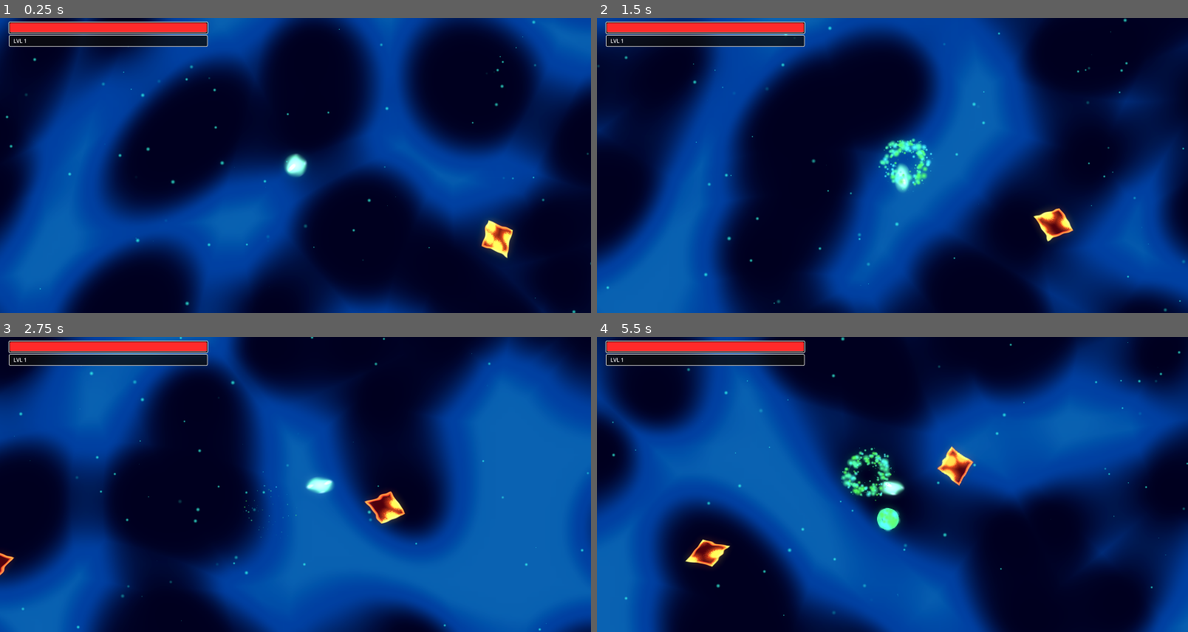
Above: before the commit, frames 1-4 (two rows, left to right).
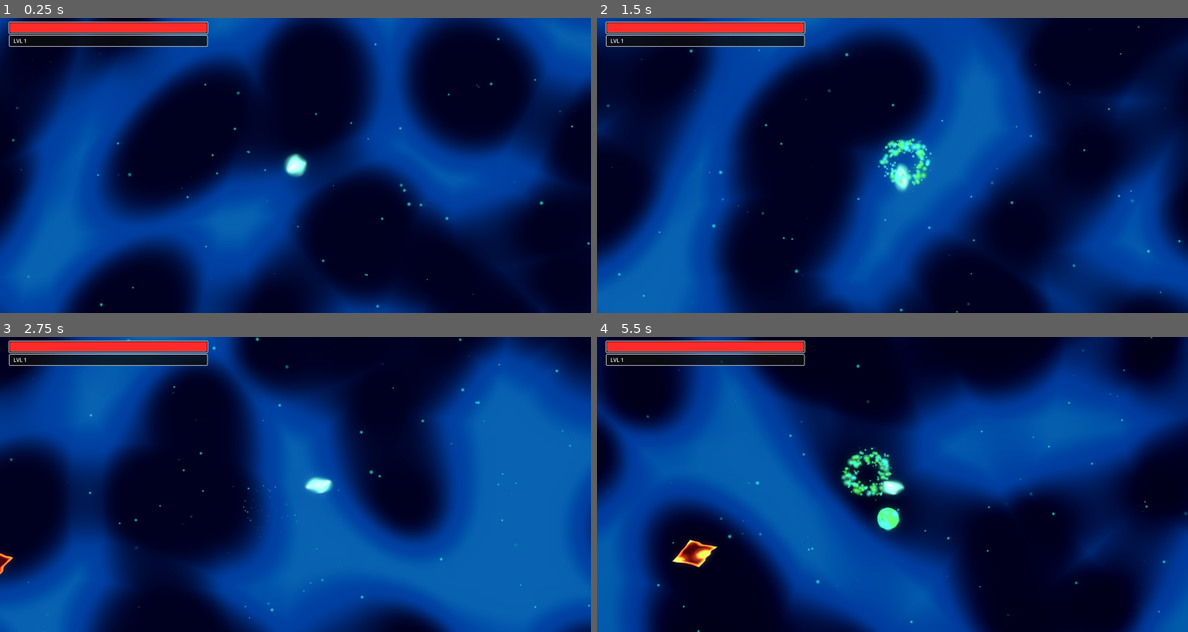
Above: after the commit, the same moments.

Repository: vinids86/aliensurvivors
Game: Godot game, scene res://scenes/game_manager.tscn
The game is run twice, just before and just after one commit, with the same random seed, the same clock (stepped at 60 frames per second) and the same inputs. The engine's default icon, where the game draws it, is replaced by a stand-in: a white triangle on a blue panel in a dark square. Sound files missing from this copy of the repository are replaced by a short silence.
Inputs (mouse positions are in pixels of both pictures, inside the frame that each line leads up to):
- Up to frame 1 (0.25 s): no input
- Up to frame 2 (1.5 s): tap Enter (ui_accept) at 0.5, 0.77 s; move the mouse to (1022, 150) at 0.52 s; hold Right (ui_right) 0.53-1.28 s; click (1022, 150) at 0.67 s; move the mouse to (774, 180) at 1.27 s; hold Down (ui_down) from 1.28 s (still down)
- Up to frame 3 (2.75 s): tap Enter (ui_accept) at 1.52 s; move the mouse to (354, 419) at 2.02 s; release Down (ui_down) at 2.03 s; hold Right (ui_right) from 2.03 s (still down)
- Up to frame 4 (5.5 s): move the mouse to (862, 543) at 2.77 s; release Right (ui_right) at 2.78 s; hold Up (ui_up) 2.78-3.53 s; click (862, 543) at 2.92 s; tap Enter (ui_accept) at 3.02, 3.77, 4.52 s; move the mouse to (1069, 528) at 3.52 s; hold Left (ui_left) 3.53-5.03 s; move the mouse to (715, 440) at 4.27 s; move the mouse to (922, 484) at 5.02 s; hold Down (ui_down) from 5.03 s (still down); click (922, 484) at 5.17 s

The runs differ from the first frame. In frame 1, 0.9% of the frame differs, in the area x 0-100%, y 0-100%; in frame 2, 1.1%; in frame 3, 1.0%; in frame 4, 20%.

Commit message:
juiceeee

Diff:
--- a/scenes/game_manager.tscn
+++ b/scenes/game_manager.tscn
@@ -13,6 +13,7 @@
 [ext_resource type="Script" uid="uid://bsvvik7nlhhom" path="res://scripts/enemy_spawner.gd" id="7_q8mjp"]
 [ext_resource type="AudioStream" uid="uid://bk6v7bbmdxwkl" path="res://sfx/Old Terminal Popup Appear Low.wav" id="8_0rse5"]
 [ext_resource type="AudioStream" uid="uid://bctd2hcxl65rh" path="res://sfx/Hologram Menu Open-2.wav" id="9_aonbx"]
+[ext_resource type="Shader" uid="uid://dvk4gyqh3rlkk" path="res://shadders/chromatic_aberration.gdshader" id="14_30v7y"]
 
 [sub_resource type="ShaderMaterial" id="ShaderMaterial_ternb"]
 shader = ExtResource("2_oo155")
@@ -76,6 +77,10 @@
 glow_enabled = true
 glow_bloom = 0.4
 
+[sub_resource type="ShaderMaterial" id="ShaderMaterial_lcbjr"]
+shader = ExtResource("14_30v7y")
+shader_parameter/chaos_level = 0.0
+
 [node name="GameManager" type="Node" node_paths=PackedStringArray("level_up_screen")]
 script = ExtResource("1_udu3i")
 level_up_screen = NodePath("HUD/LevelUpScreen")
@@ -101,16 +106,16 @@
 
 [node name="Player" parent="World" instance=ExtResource("3_eaq8r")]
 
-[node name="DasherEnemy" parent="World" instance=ExtResource("5_lcbjr")]
-position = Vector2(636, 229)
-
-[node name="Camera2D" type="Camera2D" parent="."]
+[node name="Camera2D" type="Camera2D" parent="." node_paths=PackedStringArray("target", "post_process_rect")]
 position_smoothing_enabled = true
 script = ExtResource("4_oo155")
+target = NodePath("../World/Player")
+post_process_rect = NodePath("../PostProcessLayer/ColorRect")
 
 [node name="AmbientDust" parent="Camera2D" instance=ExtResource("5_eaq8r")]
 
 [node name="HUD" type="CanvasLayer" parent="."]
+layer = 2
 
 [node name="Control" type="Control" parent="HUD" node_paths=PackedStringArray("health_bar", "xp_bar", "level_label")]
 layout_mode = 3
@@ -168,3 +173,13 @@
 environment = SubResource("Environment_jdad8")
 
 [node name="AudioStreamPlayer" type="AudioStreamPlayer" parent="."]
+
+[node name="PostProcessLayer" type="CanvasLayer" parent="."]
+
+[node name="ColorRect" type="ColorRect" parent="PostProcessLayer"]
+material = SubResource("ShaderMaterial_lcbjr")
+anchors_preset = 15
+anchor_right = 1.0
+anchor_bottom = 1.0
+grow_horizontal = 2
+grow_vertical = 2
--- a/scripts/game_camera.gd
+++ b/scripts/game_camera.gd
@@ -1,13 +1,91 @@
 class_name GameCamera extends Camera2D
 
+# --- CONFIGURAÇÕES ---
+@export_group("Follow")
 @export var target: Node2D
 @export var smooth_speed: float = 5.0
 @export var offset_position: Vector2 = Vector2.ZERO
 
-func _physics_process(delta):
-	if not target:
-		return
+@export_group("Trauma Shake")
+@export var decay_rate: float = 0.8  # Quão rápido o tremor para (0.0 a 1.0)
+@export var max_offset: Vector2 = Vector2(100, 75) # Deslocamento máximo em pixels
+@export var max_roll: float = 0.1    # Rotação máxima em radianos
+@export var noise_speed: float = 1.5 # Velocidade da troca de direção do tremor
 
-	# Interpolação suave para seguir o alvo
+@export_group("Visual FX Connection")
+# Arraste o ColorRect com o shader de aberração cromática aqui
+@export var post_process_rect: ColorRect
+
+# --- ESTADO INTERNO ---
+var _trauma: float = 0.0 # Valor atual de 0.0 a 1.0
+var _noise_y: float = 0.0
+var _noise = FastNoiseLite.new() # Gerador de ruído para movimento orgânico
+var _default_zoom: Vector2 = Vector2.ONE
+
+func _ready() -> void:
+	_default_zoom = zoom
+	randomize()
+	_noise.seed = randi()
+	_noise.frequency = 0.5
+	_noise.fractal_octaves = 2
+
+func _process(delta: float) -> void:
+	# 1. Decaimento do Trauma (Linear)
+	if _trauma > 0:
+		_trauma = max(_trauma - decay_rate * delta, 0.0)
+
+	# 2. Aplica o Shake
+	_apply_shake(delta)
+
+	# 3. Atualiza o Shader (Glitch visual)
+	if post_process_rect and post_process_rect.material:
+		# Passa o trauma para o shader
+		post_process_rect.material.set_shader_parameter("chaos_level", _trauma)
+
+func _physics_process(delta: float) -> void:
+	if not target: return
+
+	# Segue o alvo suavemente (Lógica original mantida)
 	var target_pos = target.global_position + offset_position
 	global_position = global_position.lerp(target_pos, smooth_speed * delta)
+
+# --- SISTEMA DE TRAUMA ---
+
+func add_trauma(amount: float) -> void:
+	# Adiciona trauma, limitando a 1.0.
+	# Usa max() para garantir que um impacto leve não reduza um impacto forte existente.
+	_trauma = min(_trauma + amount, 1.0)
+
+func _apply_shake(delta: float) -> void:
+	# O "Pulo do Gato": O shake é o quadrado do trauma.
+	# Trauma 0.5 = Shake 0.25 | Trauma 0.9 = Shake 0.81
+	var shake_power = _trauma * _trauma
+
+	# Avança no ruído
+	_noise_y += noise_speed
+
+	# Calcula offset usando ruído perlin (muito mais suave que randf())
+	var noise_x = _noise.get_noise_2d(_noise.seed, _noise_y)
+	var noise_y = _noise.get_noise_2d(_noise.seed + 1, _noise_y)
+	var noise_r = _noise.get_noise_2d(_noise.seed + 2, _noise_y)
+
+	# Aplica offset na câmera (offset é propriedade nativa do Camera2D)
+	offset.x = max_offset.x * shake_power * noise_x
+	offset.y = max_offset.y * shake_power * noise_y
+
+	# Aplica rotação leve
+	rotation = max_roll * shake_power * noise_r
+
+# --- ZOOM DINÂMICO ---
+
+func zoom_kick(amount: Vector2 = Vector2(0.05, 0.05), duration: float = 0.2) -> void:
+	# Cria um efeito de "soco" no zoom (Zoom In rápido -> Volta suave)
+	var tw = create_tween()
+
+	# Zoom In (Aumenta o valor de zoom, aproximando a câmera)
+	tw.tween_property(self, "zoom", _default_zoom + amount, duration * 0.1)\
+		.set_trans(Tween.TRANS_QUART).set_ease(Tween.EASE_OUT)
+
+	# Zoom Out (Volta ao normal)
+	tw.tween_property(self, "zoom", _default_zoom, duration * 0.9)\
+		.set_trans(Tween.TRANS_ELASTIC).set_ease(Tween.EASE_OUT)
--- a/scripts/game_manager.gd
+++ b/scripts/game_manager.gd
@@ -15,8 +15,8 @@
 func _ready() -> void:
 	# Configura e adiciona o player de música
 	add_child(_music_player)
-	_music_player.bus = "Music" # Importante: crie esse Bus no editor de áudio!
-	_music_player.process_mode = Node.PROCESS_MODE_ALWAYS # Toca mesmo pausado (menu level up)
+	_music_player.bus = "Music"
+	_music_player.process_mode = Node.PROCESS_MODE_ALWAYS
 
 	if bgm_music:
 		_music_player.stream = bgm_music
@@ -35,7 +35,6 @@
 	if not player: push_error("GameManager: Player não encontrado!")
 	if not camera: push_error("GameManager: Câmera não encontrada!")
 	if not hud: push_error("GameManager: HUD não encontrado!")
-
 	if not level_up_screen: push_warning("GameManager: LevelUpScreen não atribuída!")
 
 func _initialize_game() -> void:
@@ -43,12 +42,39 @@
 		camera.target = player
 		camera.global_position = player.global_position
 
+		# --- CONEXÃO DOS EFEITOS DE CÂMERA ---
+		# 1. Quando o player ataca (Tiro ou Corte)
+		player.on_attack_triggered.connect(_on_player_attack)
+
+		# 2. Quando o player recebe dano
+		player.on_hit_received.connect(_on_player_hit)
+
 	if hud and player:
 		hud.setup(player)
 
 	if player:
 		player.on_level_up.connect(_on_player_level_up)
 
+# --- EFEITOS DE GAME FEEL ---
+
+func _on_player_attack(_context: Dictionary) -> void:
+	if not camera: return
+
+	# Pequeno "coice" visual a cada ataque para dar peso
+	# Trauma baixo (0.15) = tremor sutil
+	# Zoom Kick pequeno (0.02) = pulsação rítmica
+	camera.add_trauma(0.15)
+	camera.zoom_kick(Vector2(0.02, 0.02), 0.1)
+
+func _on_player_hit(_source, _damage) -> void:
+	if not camera: return
+
+	# Impacto massivo ao levar dano
+	# Trauma alto (0.6) = tremor forte + aberração cromática visível
+	# Zoom Kick negativo (-0.05) = câmera "se afasta" ou distorce com o susto
+	camera.add_trauma(0.6)
+	camera.zoom_kick(Vector2(-0.05, -0.05), 0.3)
+
 func _on_player_level_up(_new_level: int) -> void:
 	if level_up_screen:
 		level_up_screen.setup_and_show(player)
--- /dev/null
+++ b/shadders/chromatic_aberration.gdshader
@@ -0,0 +1,39 @@
+shader_type canvas_item;
+
+// Acesso à tela inteira
+uniform sampler2D screen_texture : hint_screen_texture, filter_linear_mipmap;
+
+// Intensidade do efeito (controlado pelo Trauma da câmera)
+uniform float chaos_level : hint_range(0.0, 1.0) = 0.0;
+
+void fragment() {
+	vec2 uv = SCREEN_UV;
+
+	// A força do desvio das cores.
+	// Elevamos ao quadrado para que valores baixos sejam sutis, e altos sejam drásticos.
+	float strength = chaos_level * chaos_level * 0.02;
+
+	// Direção do deslocamento (simples, baseada no centro)
+	vec2 center = vec2(0.5, 0.5);
+	vec2 to_center = center - uv;
+
+	// Canal Vermelho (Desloca para um lado)
+	float r = texture(screen_texture, uv + to_center * strength).r;
+
+	// Canal Verde (Fica parado - âncora visual)
+	float g = texture(screen_texture, uv).g;
+
+	// Canal Azul (Desloca para o oposto)
+	float b = texture(screen_texture, uv - to_center * strength).b;
+
+	// Vinheta Dinâmica (Escurece as bordas quando o trauma é alto)
+	float dist = length(to_center);
+	float vignette = smoothstep(0.8, 0.2, dist * chaos_level);
+
+	vec3 final_color = vec3(r, g, b);
+
+	// Aplica vinheta (subtrai escuridão baseada no chaos)
+	final_color -= vec3(dist * chaos_level * 0.5);
+
+	COLOR = vec4(final_color, 1.0);
+}
Not shown: 1 places in scenes/game_manager.tscn that only renumber resources
Not shown, added: shadders/chromatic_aberration.gdshader.uid
